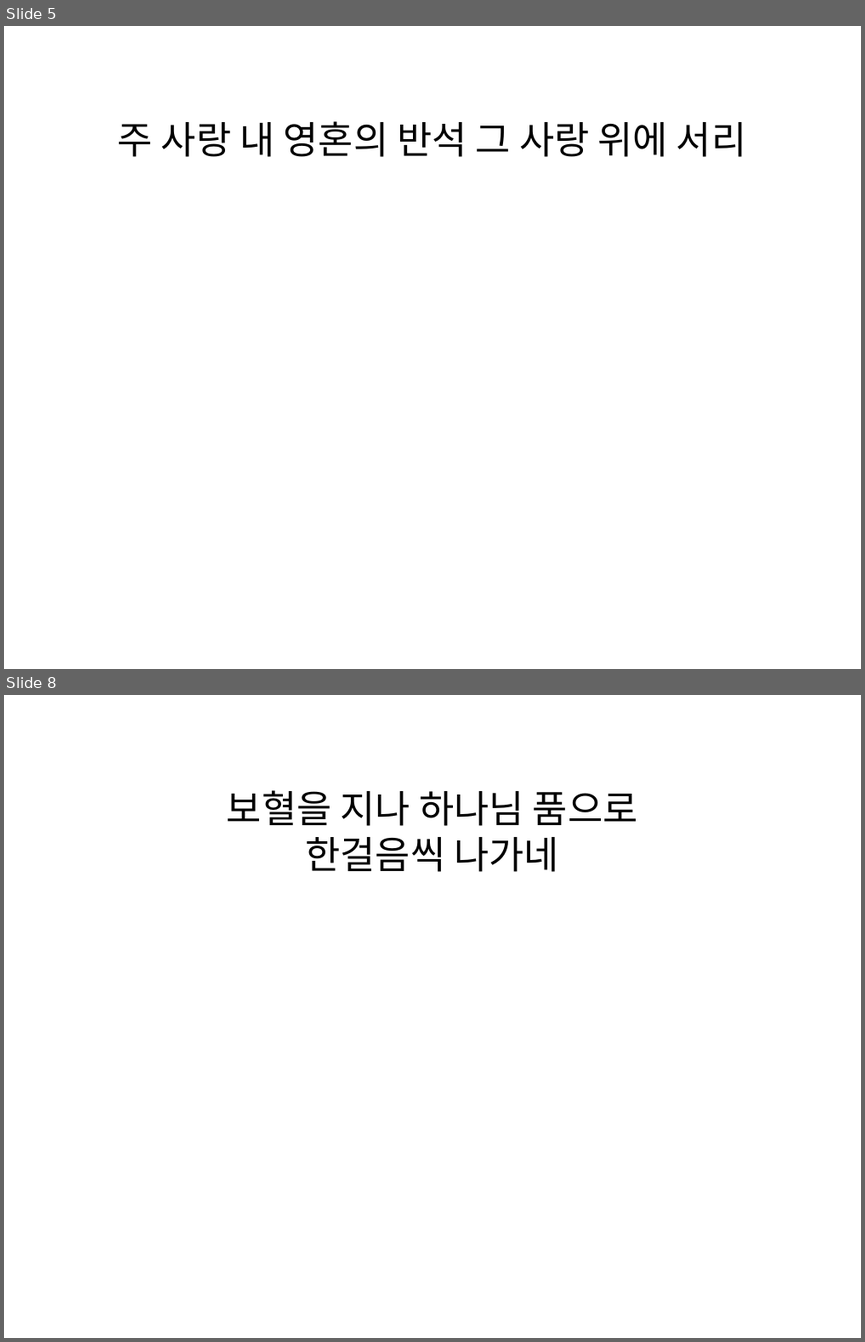
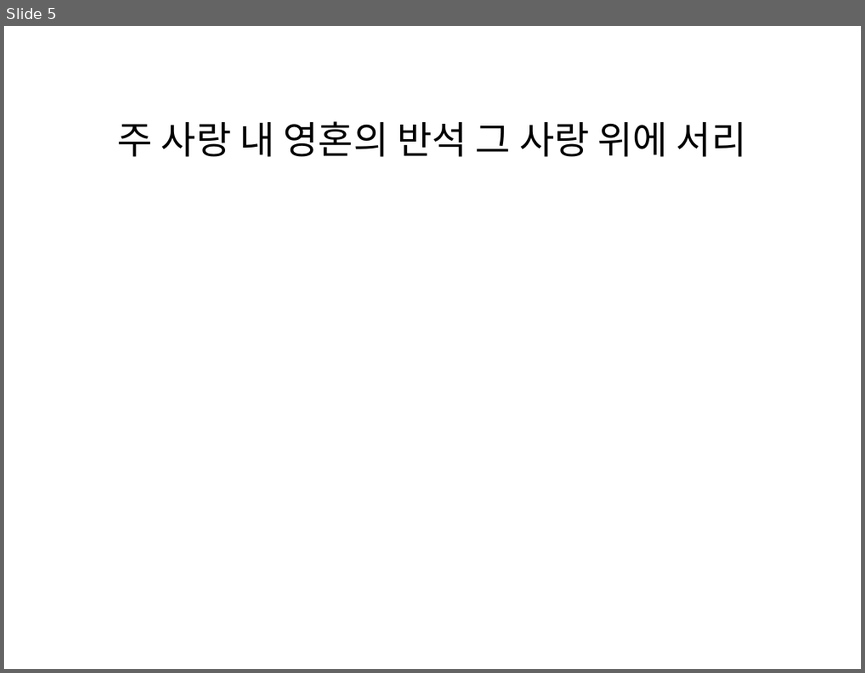
Before and after one commit to daeryuk/MusicSheetToPPT, a slide deck: static/output.pptx. Shown one above the other, each under a label of ours: slides 5 and 8 before the commit, slide 5 after it; the slides between them are not shown. The pictures are 865x1342 and 865x673 pixels, drawn with LibreOffice and Linux fonts; fonts in the diff are those of the drawing. Boxes give left, top, right and bottom in pixels: in the first picture for what was removed or moved away, otherwise in the second. Text is boxed around its words. In the diff, an @@ line names an element or a change of style, - is before the commit and + after.

```diff
--- a/static/output.pptx
+++ b/static/output.pptx
@@ slide 8 removed at (4, 695, 861, 1338), background #FFFFFF @@
@@ text removed at (227, 790, 638, 872) @@
-보혈을 지나 하나님 품으로
-한걸음씩 나가네
```
Also in this commit, not shown: 4 other slides removed, 1 other file.
